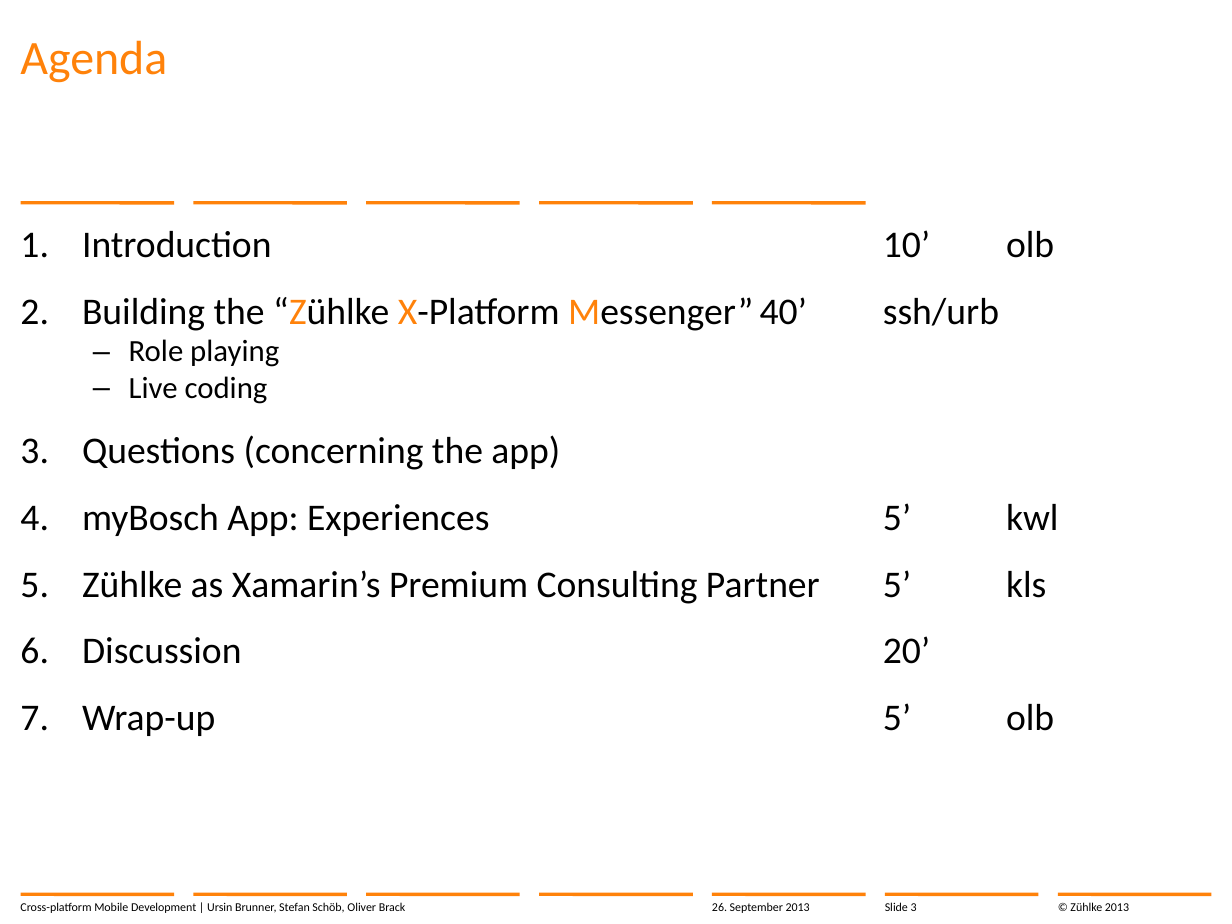
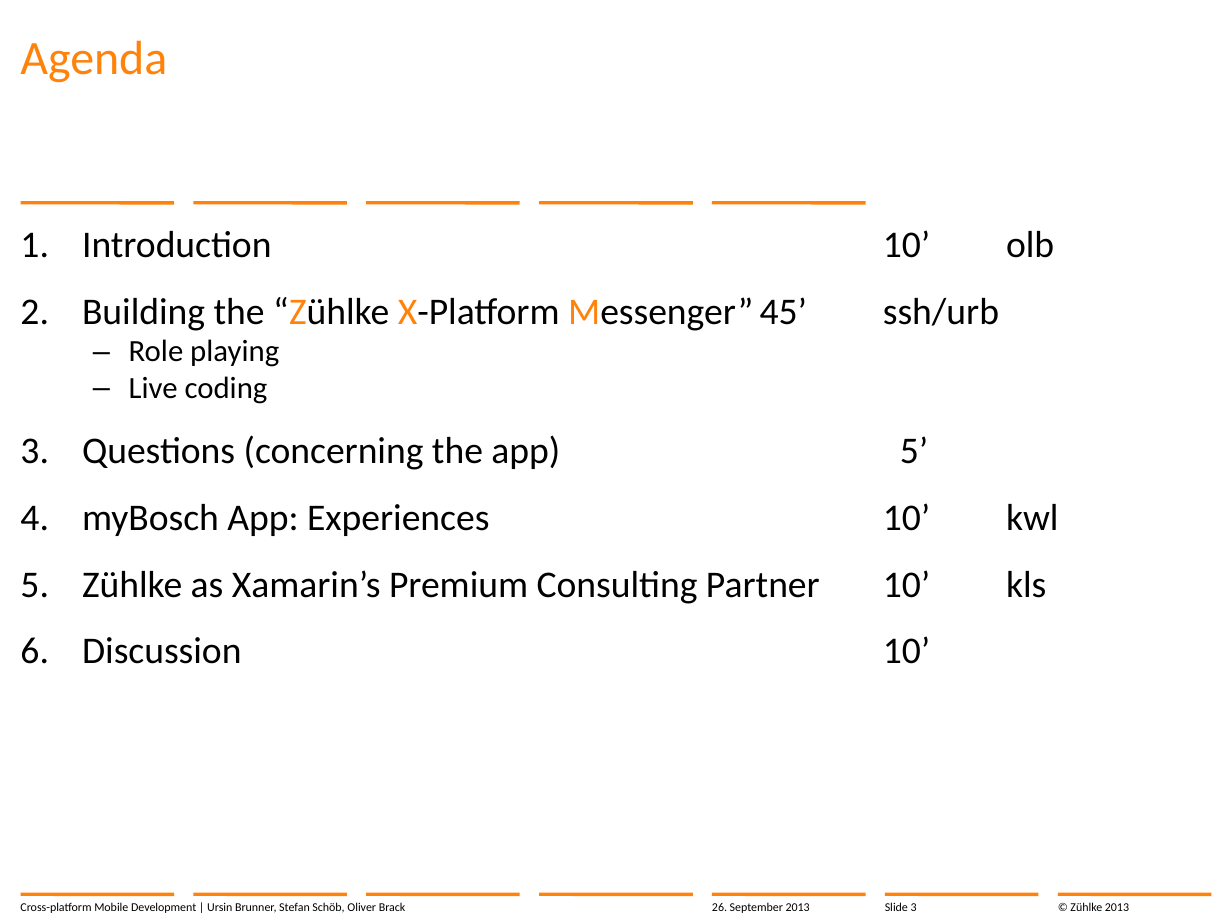
Before and after one commit to brunnurs/zxm, a slide deck: slide 3 of docs/13-09-26 Cross-platform mobile development with C#.pptx. Drawn at 1232x924 pixels with LibreOffice and Linux fonts; fonts in the diff are those of the drawing; background and template pictures are left out. Boxes give left, top, right and bottom in pixels: in the first picture for what was removed or moved away, otherwise in the second. Text is boxed around its words. In the diff, an @@ line names an element or a change of style, - is before the commit and + after.

Commit message:
Slides updated

```diff
--- a/docs/13-09-26 Cross-platform mobile development with C#.pptx
+++ b/docs/13-09-26 Cross-platform mobile development with C#.pptx
@@ text at (82,297,999,331): text changed @@
-2. Building the “Zühlke X-Platform Messenger” 40’ ssh/urb
+2. Building the “Zühlke X-Platform Messenger” 45’ ssh/urb
@@ text at (82,435,1059,664): text changed @@
-3. Questions (concerning the app)
-4. myBosch App: Experiences 5’ kwl
-5. Zühlke as Xamarin’s Premium Consulting Partner 5’ kls
-6. Discussion 20’
-7. Wrap-up 5’ olb
+3. Questions (concerning the app) 5’
+4. myBosch App: Experiences 10’ kwl
+5. Zühlke as Xamarin’s Premium Consulting Partner 10’ kls
+6. Discussion 10’
```
Also in this commit, not shown: 4 other slides changed.
